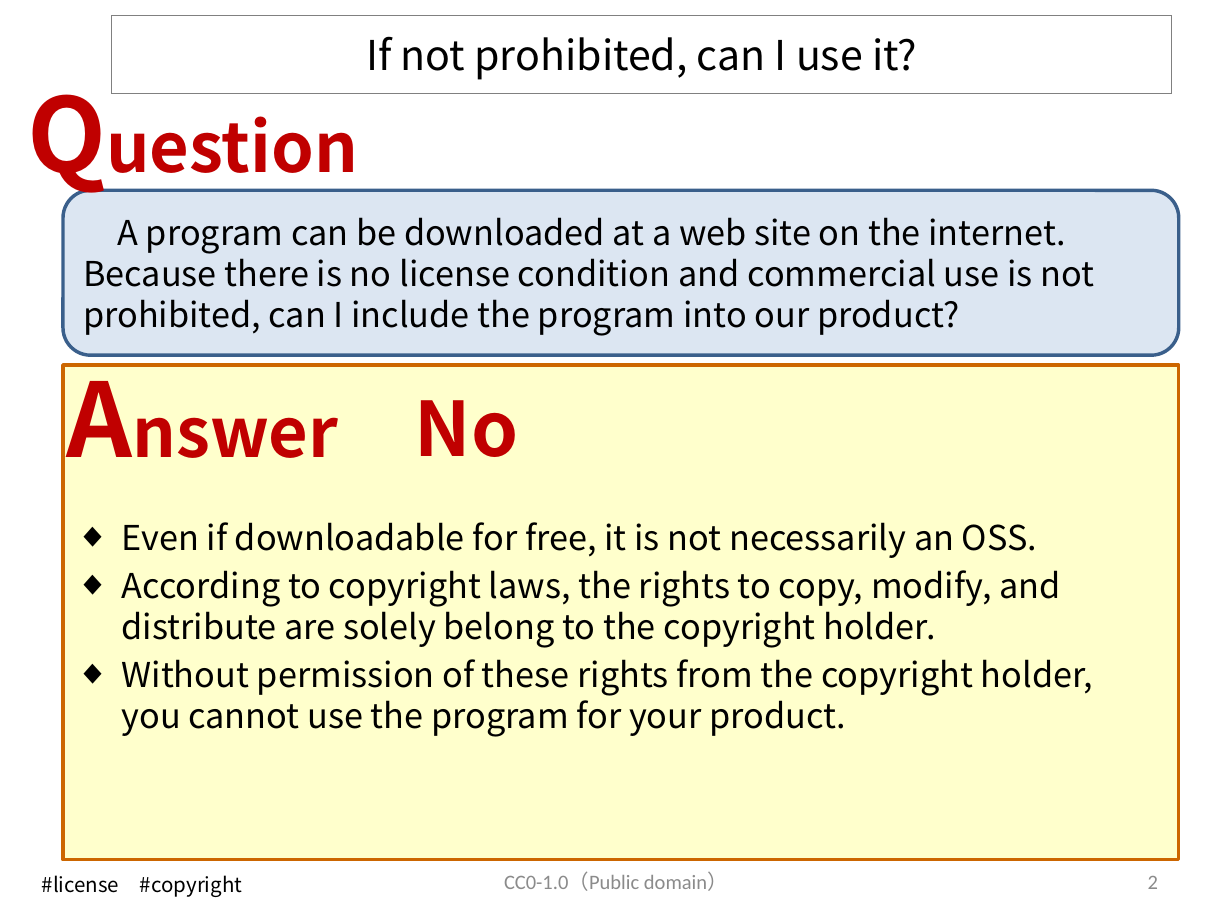
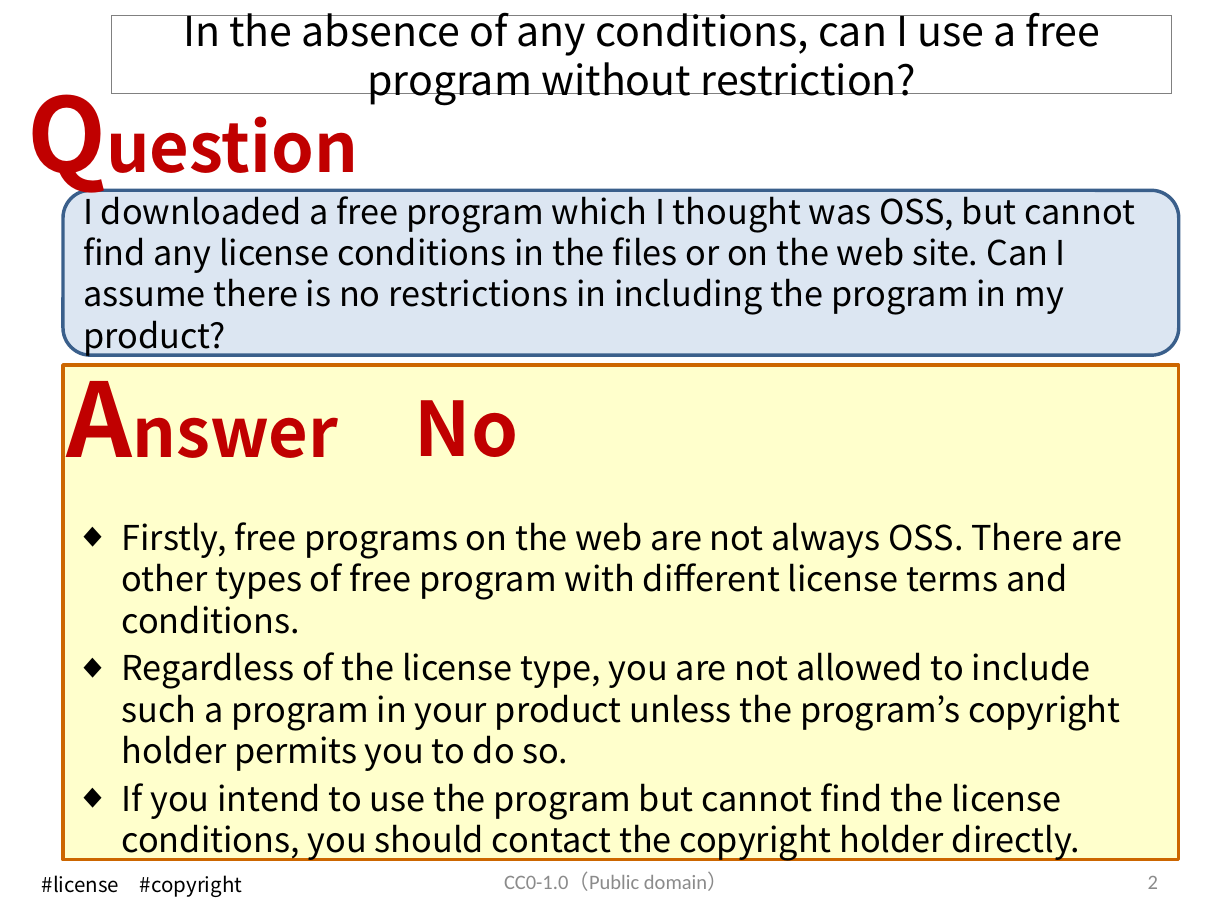
Before and after one commit to OpenChain-Project/OpenChain-JWG, a slide deck: slide 3 of Education_Material/FAQ/Misunderstandings_of_OSS_licenses_CC0.pptx. Drawn at 1232x924 pixels with LibreOffice and Linux fonts; fonts in the diff are those of the drawing. Boxes give left, top, right and bottom in pixels: in the first picture for what was removed or moved away, otherwise in the second. Text is boxed around its words. In the diff, an @@ line names an element or a change of style, - is before the commit and + after.

```diff
--- a/Education_Material/FAQ/Misunderstandings_of_OSS_licenses_CC0.pptx
+++ b/Education_Material/FAQ/Misunderstandings_of_OSS_licenses_CC0.pptx
@@ title at [183,12,1100,106]: text changed @@
-If not prohibited, can I use it?
+In the absence of any conditions, can I use a free program without restriction?
@@ text in rounded rectangle at [83,190,1136,357]: text changed @@
-A program can be downloaded at a web site on the internet. Because there is no license condition and commercial use is not prohibited, can I include the program into our product?
+I downloaded a free program which I thought was OSS, but cannot find any license conditions in the files or on the web site. Can I assume there is no restrictions in including the program in my product?
@@ text at [122,522,1122,861]: text changed @@
-◆ Even if downloadable for free, it is not necessarily an OSS.
-◆ According to copyright laws, the rights to copy, modify, and distribute are solely belong to the copyright holder.
-◆ Without permission of these rights from the copyright holder, you cannot use the program for your product.
+◆ Firstly, free programs on the web are not always OSS. There are other types of free program with different license terms and conditions.
+◆ Regardless of the license type, you are not allowed to include such a program in your product unless the program’s copyright holder permits you to do so.
+◆ If you intend to use the program but cannot find the license conditions, you should contact the copyright holder directly.
```
Also in this commit, not shown: 21 other slides changed, 7 slides added.
